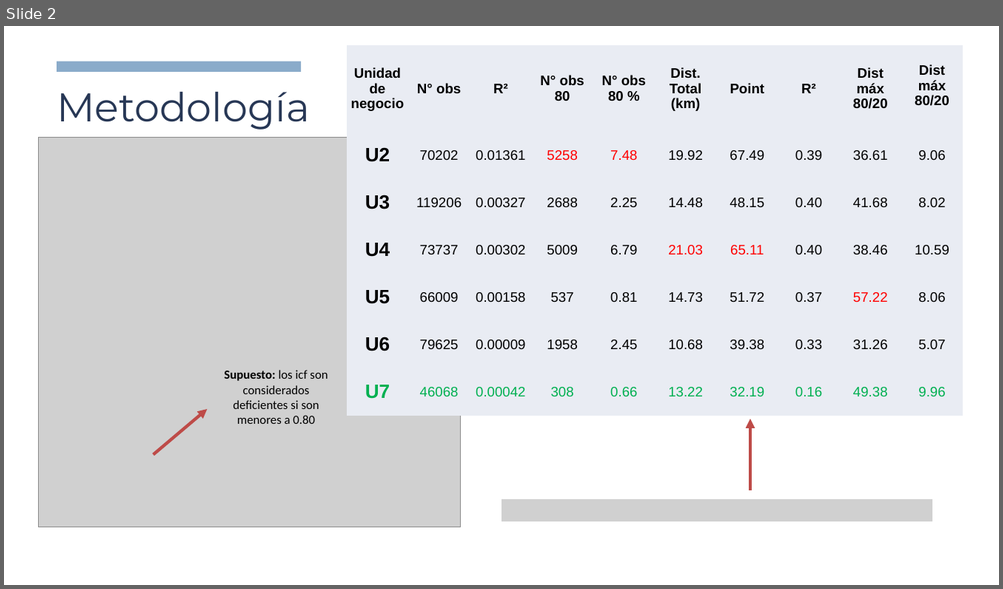
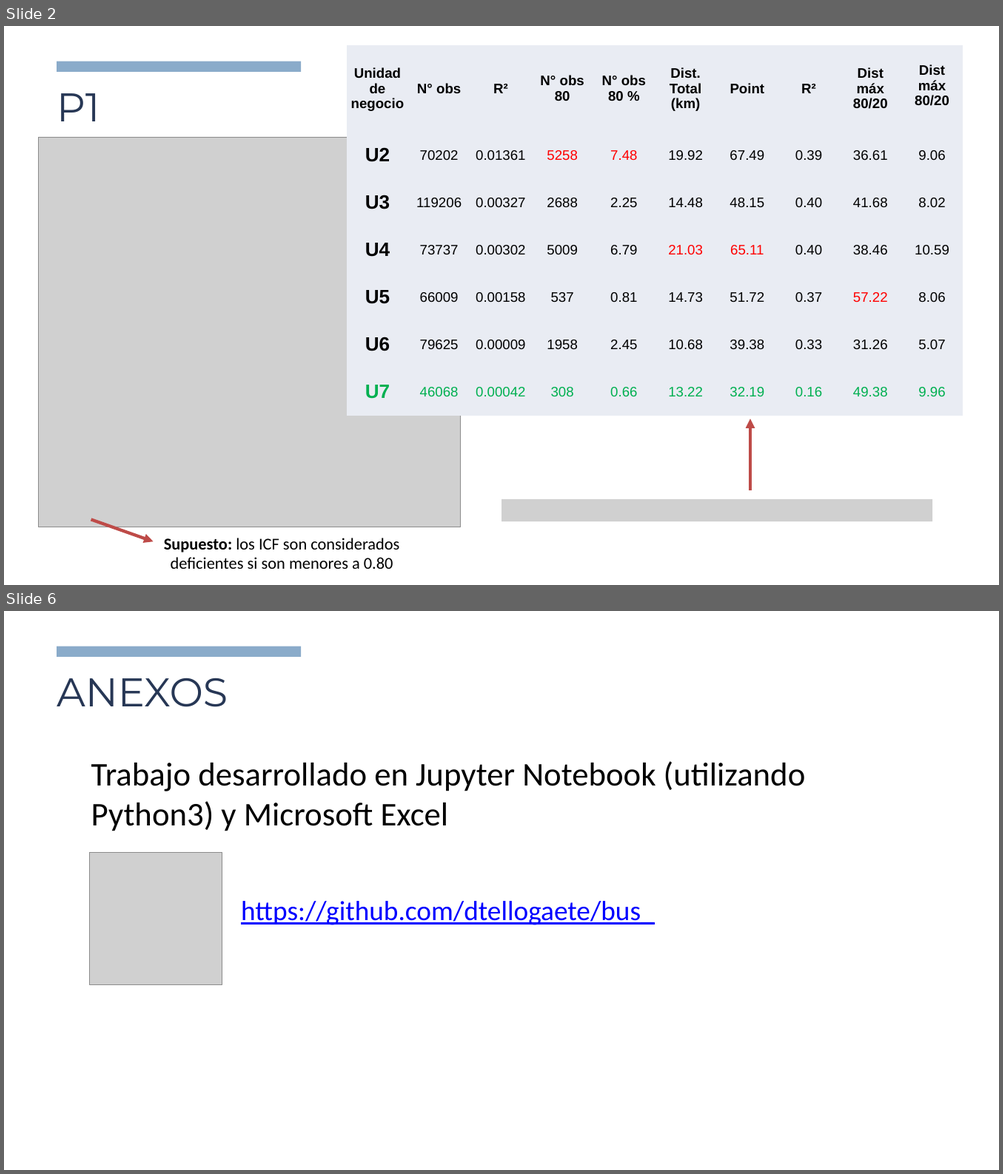
Before and after one commit to dtellogaete/bus_, a slide deck: Bus.pptx. Shown one above the other, each under a label of ours: slide 2 before the commit, slides 2 and 6 after it; the slides between them are not shown. The pictures are 1003x589 and 1003x1174 pixels, drawn with LibreOffice and Linux fonts; fonts in the diff are those of the drawing; grey boxes stand for pictures. Boxes give left, top, right and bottom in pixels: in the first picture for what was removed or moved away, otherwise in the second. Text is boxed around its words. In the diff, an @@ line names an element or a change of style, - is before the commit and + after.

Commit message:
02/12 @dtellogaete
 bus

```diff
--- a/Bus.pptx
+++ b/Bus.pptx
@@ slide 6 added at (4, 611, 999, 1170), background #FFFFFF @@
@@ rectangle added at (57, 647, 301, 657), fill #8AABCA @@
@@ text added at (57, 678, 227, 707), 58 pt, text #273755 @@
+ANEXOS
@@ text added at (91, 761, 805, 832), 48 pt, text #000000 @@
+Trabajo desarrollado en Jupyter Notebook (utilizando Python3) y Microsoft Excel
@@ picture added at (90, 853, 222, 985) @@
@@ text added at (241, 901, 654, 925), 40 pt, text #0000FF, underline @@
+https://github.com/dtellogaete/bus_
@@ slide 2 changed as well @@
@@ text at (57, 93, 99, 121): text changed @@
-Metodología
+P1
@@ arrow moved from (153, 454) - (207, 409) to (91, 520) - (153, 543) @@
@@ text at (164, 538, 399, 569): text changed; size 18 to 24 pt @@
-Supuesto: los icf son considerados deficientes si son menores a 0.80
+Supuesto: los ICF son considerados deficientes si son menores a 0.80
```
Also in this commit, not shown: 1 other slide changed, 3 other slides added, 10 other files.
